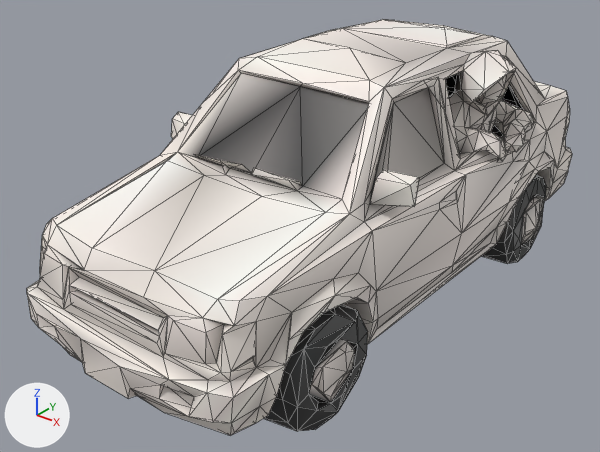
Renders of the glTF model public/models/prop_driveby.glb from each side of a commit.
Camera for both pictures: a camera (50 mm lens) standing at (3.08, -4.37, 3.06) and looking at (-0.15, -0.33, 0.55). Every picture has the same lights, and +X, +Y and +Z are marked at lower left. The older version comes first. Mesh edges are drawn as thin lines. Where no turn or scale is listed for an object, it has been applied to the vertices.
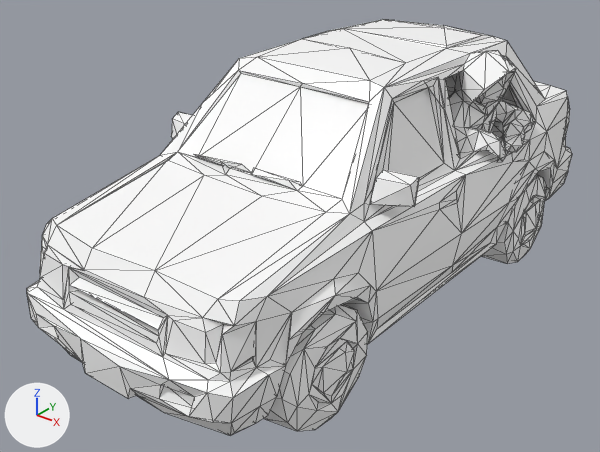
Where the change shows, as pixel boxes [x1, y1, x2, y2] in the pictures (600 x 452 px):
'Mesh_0', recoloured
    both: [27, 19, 572, 435]

Edits to the bpy script that builds the scene:
```text
Change mat_material_0:
    where n0 = _N.new('ShaderNodeBsdfPrincipled'); n0.name = 'Principled BSDF'
    add n0.inputs[0].default_value = (1.0, 1.0, 1.0, 1.0)  # 'Base Color', white #ffffff
    remove n2 = _N.new('ShaderNodeVertexColor'); n2.name = 'Color Attribute'
    remove _L.new(n2.outputs[0], n0.inputs[0])  # 'Color' to 'Base Color'
```
